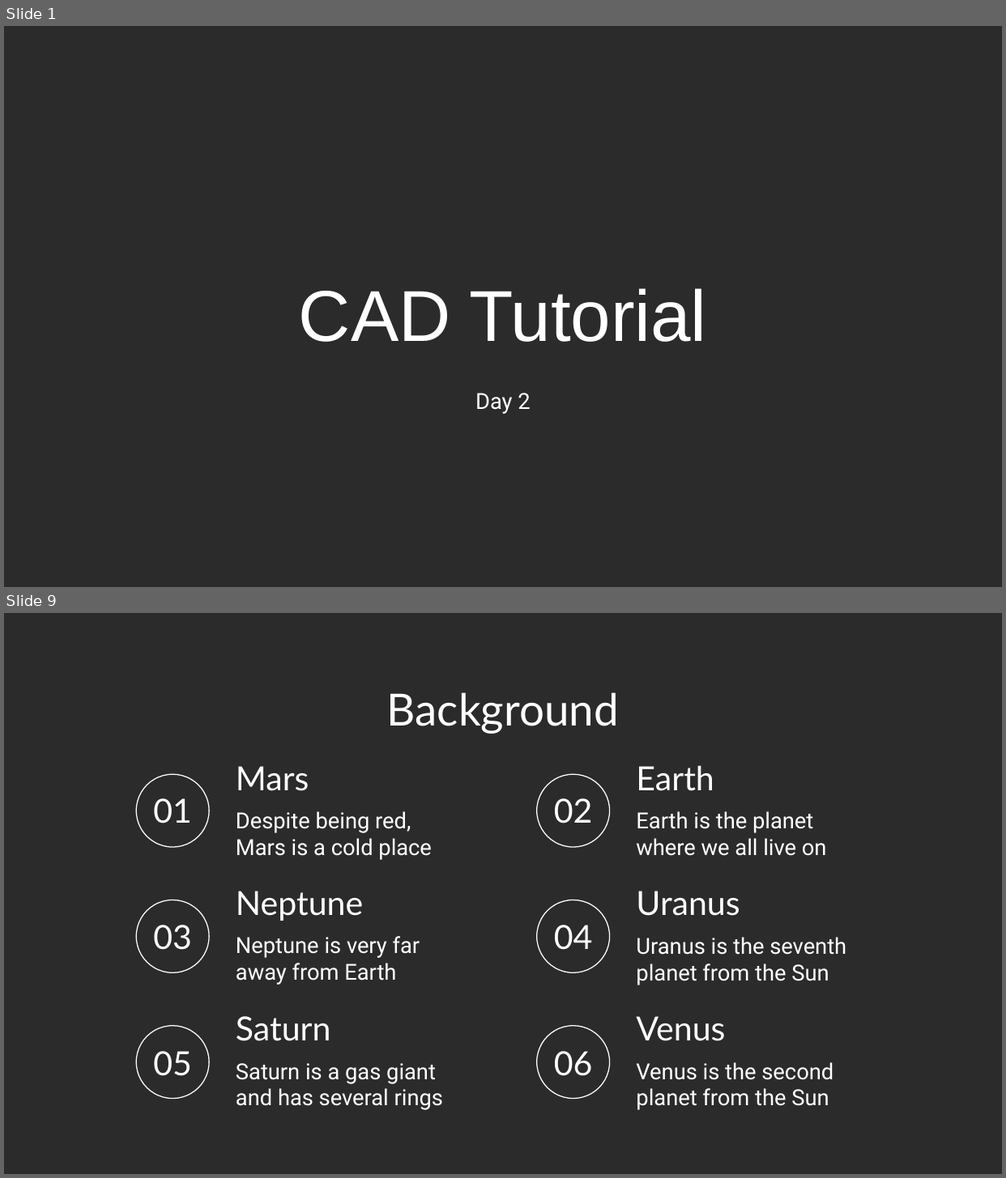
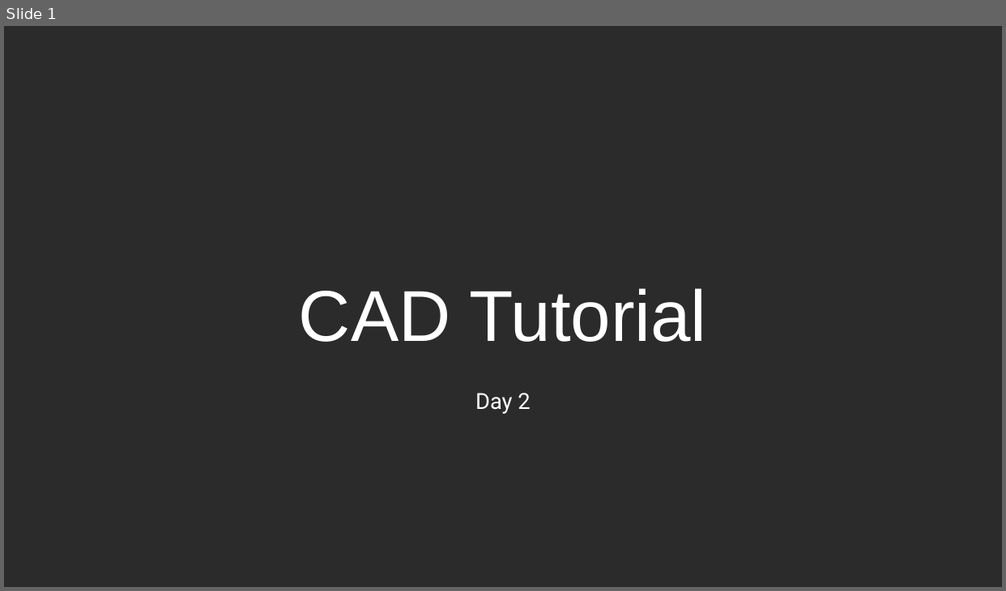
Before and after one commit to usedgenes/Rocketry-Advanced-Curriculum, a slide deck: Daily Lesson Plans/Day 2/Day 2.pptx. Shown one above the other, each under a label of ours: slides 1 and 9 before the commit, slide 1 after it; the slides between them are not shown. The pictures are 1006x1178 and 1006x591 pixels, drawn with LibreOffice and Linux fonts; fonts in the diff are those of the drawing; background and template pictures are left out; a plain dark background stands for a picture behind light text. Boxes give left, top, right and bottom in pixels: in the first picture for what was removed or moved away, otherwise in the second. Text is boxed around its words. In the diff, an @@ line names an element or a change of style, - is before the commit and + after.

```diff
--- a/Daily Lesson Plans/Day 2/Day 2.pptx
+++ b/Daily Lesson Plans/Day 2/Day 2.pptx
@@ slide 9 removed at bbox=[4, 613, 1002, 1174], background picture (left out) @@
@@ title removed at bbox=[387, 692, 619, 734] @@
-Background
@@ ellipse removed at bbox=[137, 775, 210, 848] @@
@@ title removed at bbox=[236, 766, 309, 791] @@
-Mars
@@ ellipse removed at bbox=[537, 775, 610, 848] @@
@@ title removed at bbox=[636, 765, 714, 791] @@
-Earth
@@ title removed at bbox=[153, 798, 192, 824] @@
-01
@@ title removed at bbox=[554, 798, 593, 824] @@
-02
@@ subtitle removed at bbox=[236, 811, 432, 860] @@
-Despite being red, Mars is a cold place
@@ subtitle removed at bbox=[636, 811, 827, 856] @@
-Earth is the planet where we all live on
@@ ellipse removed at bbox=[137, 901, 210, 973] @@
@@ title removed at bbox=[236, 891, 363, 921] @@
-Neptune
@@ ellipse removed at bbox=[537, 901, 610, 973] @@
@@ title removed at bbox=[636, 891, 739, 916] @@
-Uranus
@@ title removed at bbox=[153, 925, 192, 950] @@
-03
@@ title removed at bbox=[554, 925, 593, 950] @@
-04
@@ subtitle removed at bbox=[236, 936, 420, 985] @@
-Neptune is very far away from Earth
@@ subtitle removed at bbox=[636, 937, 846, 986] @@
-Uranus is the seventh planet from the Sun
@@ title removed at bbox=[236, 1016, 331, 1041] @@
-Saturn
@@ title removed at bbox=[636, 1016, 725, 1041] @@
-Venus
@@ ellipse removed at bbox=[137, 1026, 210, 1099] @@
@@ ellipse removed at bbox=[537, 1026, 610, 1099] @@
@@ title removed at bbox=[153, 1051, 192, 1076] @@
-05
@@ subtitle removed at bbox=[236, 1063, 443, 1110] @@
-Saturn is a gas giant and has several rings
@@ title removed at bbox=[554, 1051, 593, 1076] @@
-06
@@ subtitle removed at bbox=[636, 1063, 833, 1110] @@
-Venus is the second planet from the Sun
```
Also in this commit, not shown: 1 slide changed, 1 slide added, 6 other slides removed, 17 other files.
